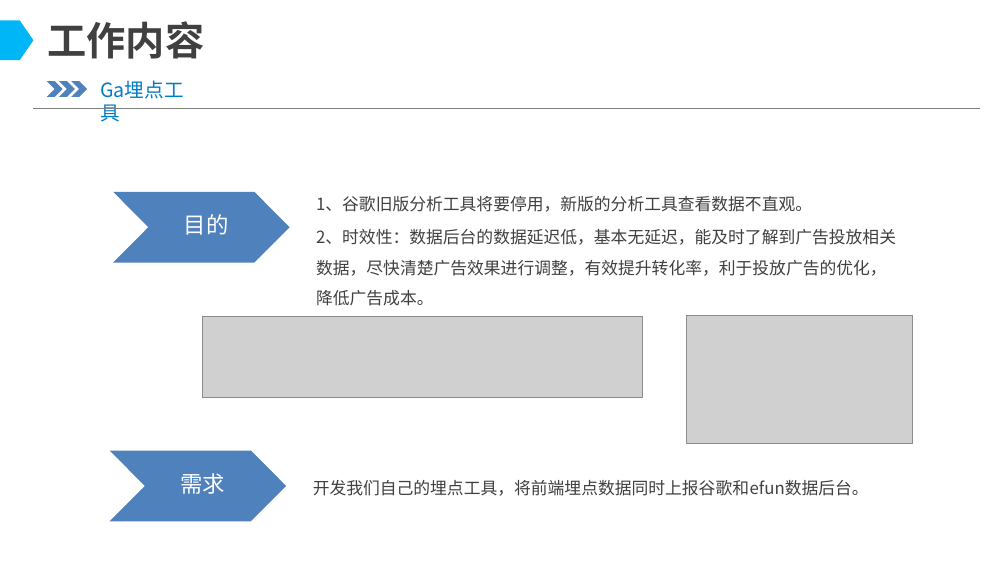
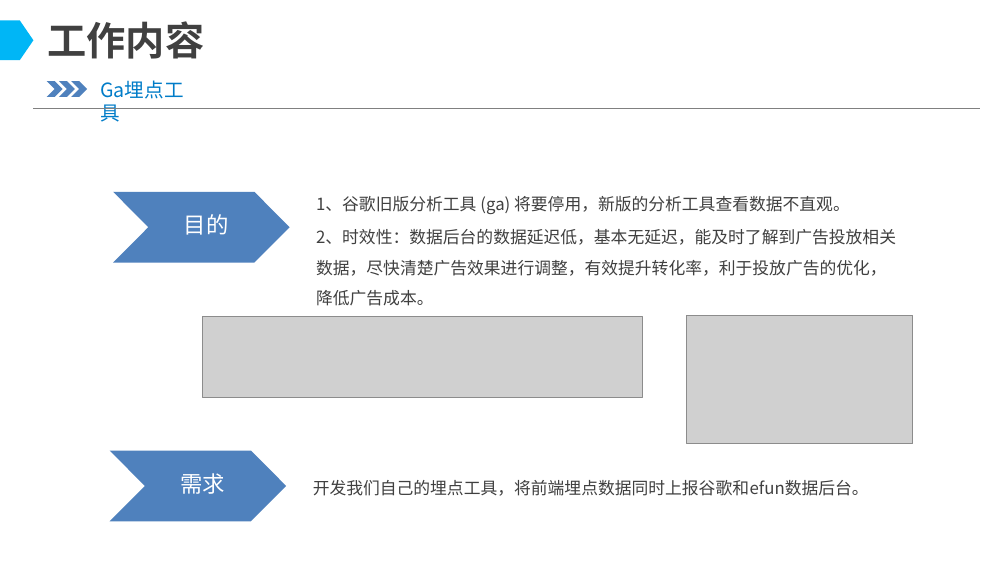
Before and after one commit to illusionGD/test, a slide deck: slide 10 of 谭锦德-2022年终述职报告-最终版.pptx. Drawn at 1008x567 pixels with LibreOffice and Linux fonts; fonts in the diff are those of the drawing; grey boxes stand for pictures; background and template pictures are left out. Boxes give left, top, right and bottom in pixels: in the first picture for what was removed or moved away, otherwise in the second. Text is boxed around its words. In the diff, an @@ line names an element or a change of style, - is before the commit and + after.

```diff
--- a/谭锦德-2022年终述职报告-最终版.pptx
+++ b/谭锦德-2022年终述职报告-最终版.pptx
@@ text at <box>316,196,850,214</box>: text changed @@
-1、谷歌旧版分析工具将要停用，新版的分析工具查看数据不直观。
+1、谷歌旧版分析工具 (ga) 将要停用，新版的分析工具查看数据不直观。
```
Also in this commit, not shown: 3 other slides changed.
